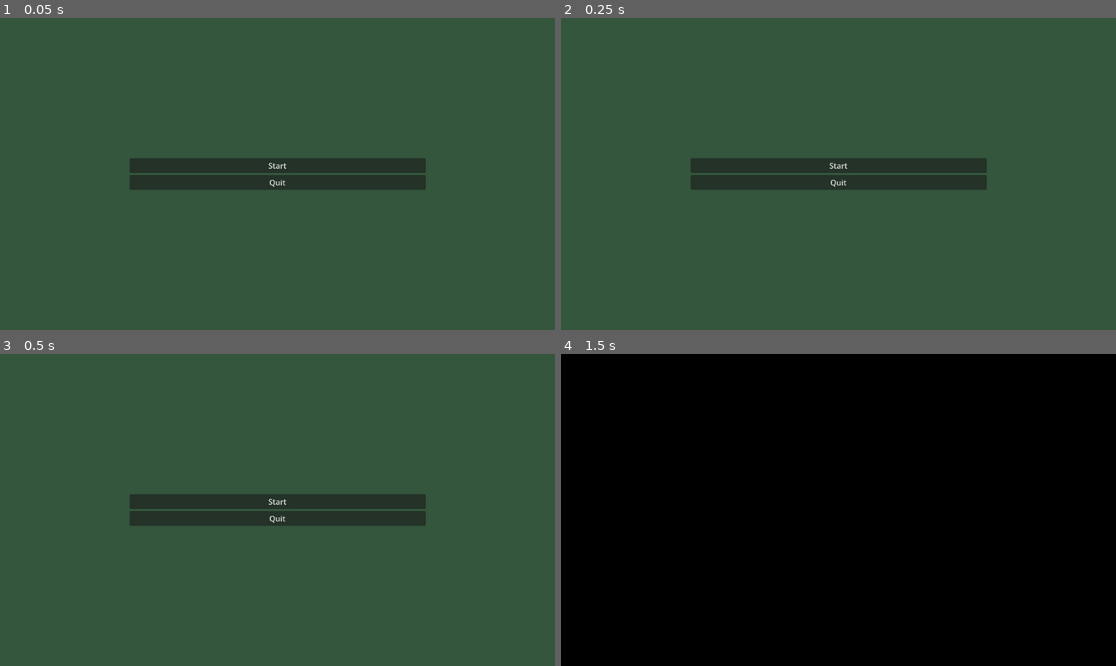
Above: before the commit, frames 1-4 (two rows, left to right).
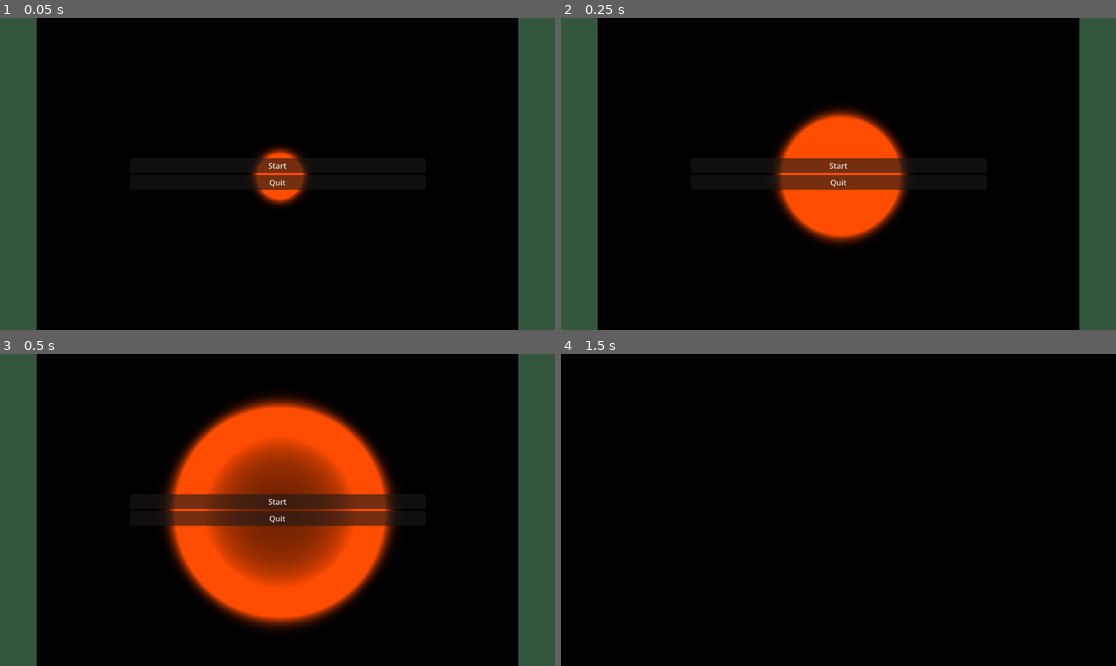
Above: after the commit, the same moments.

Repository: PEOL0/DD1367-Interactive-Sound-Wave-Simulation
Game: Godot game, scene res://start.tscn
Two runs of this game, one before a commit and one after it. Both use one fixed random seed, a clock stepped at 60 frames per second and the inputs below.
Inputs:
- Up to frame 1 (0.05 s): no input
- Up to frame 2 (0.25 s): no input
- Up to frame 3 (0.5 s): no input
- Up to frame 4 (1.5 s): click "Start" at 0.5 s; tap Enter at 1.25 s; tap R at 1.35 s

The runs differ from the first frame. In frame 1, 87% of the frame differs, in the area x 6-94%, y 0-100%; in frame 2, 87%; in frame 3, 87%; in frame 4, nothing differs.

Commit message:
Make the start menu have an interactive background element

Diff:
--- a/sound-game/main.gd
+++ b/sound-game/main.gd
@@ -1,6 +1,7 @@
-extends Node2D
+extends Node
 
 @onready var shader_material: ShaderMaterial = $ColorRect.material
+@export var isMenu: bool
 
 const N := 100
 const TOTAL := N * N
@@ -89,11 +90,12 @@
 # Space injects an impulse at the grid centre
 # R resets both pressure buffers to zero.
 func _unhandled_input(event):
-	if event is InputEventKey and event.pressed and event.keycode == KEY_SPACE:
-		_inject_impulse(N / 2, N / 2)
-		print("Ljud!")
+	if not isMenu:
+		if event is InputEventKey and event.pressed and event.keycode == KEY_SPACE:
+			_inject_impulse(N / 2, N / 2)
+			print("Ljud!")
 
-	if event is InputEventKey and event.pressed and event.keycode == KEY_R:
-		p0.fill(0.0)
-		p1.fill(0.0)
-		print("Fält nollställt")
+		if event is InputEventKey and event.pressed and event.keycode == KEY_R:
+			p0.fill(0.0)
+			p1.fill(0.0)
+			print("Fält nollställt")
--- a/sound-game/start.tscn
+++ b/sound-game/start.tscn
@@ -2,14 +2,33 @@
 
 [ext_resource type="Script" uid="uid://bvgirqmcvyb7y" path="res://start_menu.gd" id="1_ots34"]
 [ext_resource type="PackedScene" uid="uid://dmukdcbojkio5" path="res://main.tscn" id="2_qn1rc"]
+[ext_resource type="Shader" uid="uid://b38pbiscekded" path="res://main.gdshader" id="3_1n0d2"]
+[ext_resource type="Script" uid="uid://bt17ah4qrcvf" path="res://main.gd" id="3_y5hus"]
 
-[node name="Main" type="Node2D" unique_id=1383165686]
+[sub_resource type="ShaderMaterial" id="ShaderMaterial_y5hus"]
+shader = ExtResource("3_1n0d2")
+shader_parameter/gain = 5.0
+
+[node name="Main" type="Node2D" unique_id=1383165686 node_paths=PackedStringArray("background_script")]
 script = ExtResource("1_ots34")
 main_scene = ExtResource("2_qn1rc")
+background_script = NodePath("Node")
 
 [node name="Camera2D" type="Camera2D" parent="." unique_id=1374632228]
 
-[node name="VBoxContainer" type="VBoxContainer" parent="." unique_id=872966911]
+[node name="Node" type="Node" parent="." unique_id=108236581]
+script = ExtResource("3_y5hus")
+isMenu = true
+
+[node name="ColorRect" type="ColorRect" parent="Node" unique_id=87161436]
+material = SubResource("ShaderMaterial_y5hus")
+offset_left = -500.0
+offset_top = -500.0
+offset_right = 500.0
+offset_bottom = 500.0
+
+[node name="VBoxContainer" type="VBoxContainer" parent="Node/ColorRect" unique_id=872966911]
+layout_mode = 1
 anchors_preset = 8
 anchor_left = 0.5
 anchor_top = 0.5
@@ -23,13 +42,13 @@
 grow_vertical = 2
 alignment = 1
 
-[node name="Button" type="Button" parent="VBoxContainer" unique_id=1995077309]
+[node name="Button" type="Button" parent="Node/ColorRect/VBoxContainer" unique_id=1995077309]
 layout_mode = 2
 text = "Start"
 
-[node name="Button2" type="Button" parent="VBoxContainer" unique_id=200748335]
+[node name="Button2" type="Button" parent="Node/ColorRect/VBoxContainer" unique_id=200748335]
 layout_mode = 2
 text = "Quit"
 
-[connection signal="pressed" from="VBoxContainer/Button" to="." method="start_game"]
-[connection signal="pressed" from="VBoxContainer/Button2" to="." method="quit_game"]
+[connection signal="pressed" from="Node/ColorRect/VBoxContainer/Button" to="." method="start_game"]
+[connection signal="pressed" from="Node/ColorRect/VBoxContainer/Button2" to="." method="quit_game"]
--- a/sound-game/start_menu.gd
+++ b/sound-game/start_menu.gd
@@ -1,9 +1,10 @@
 extends Node2D
 
 @export var main_scene: PackedScene
+@export var background_script: Node
 
 func _ready() -> void:
-	pass
+	background_script._inject_impulse(100 / 2, 100 / 2)
 
 func start_game():
 	get_tree().change_scene_to_packed(main_scene)
